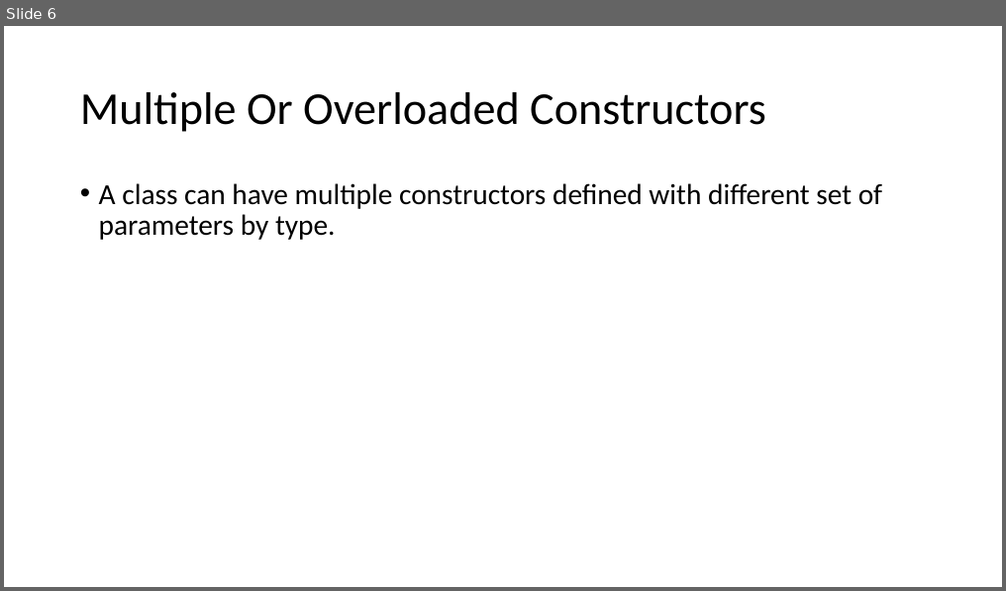
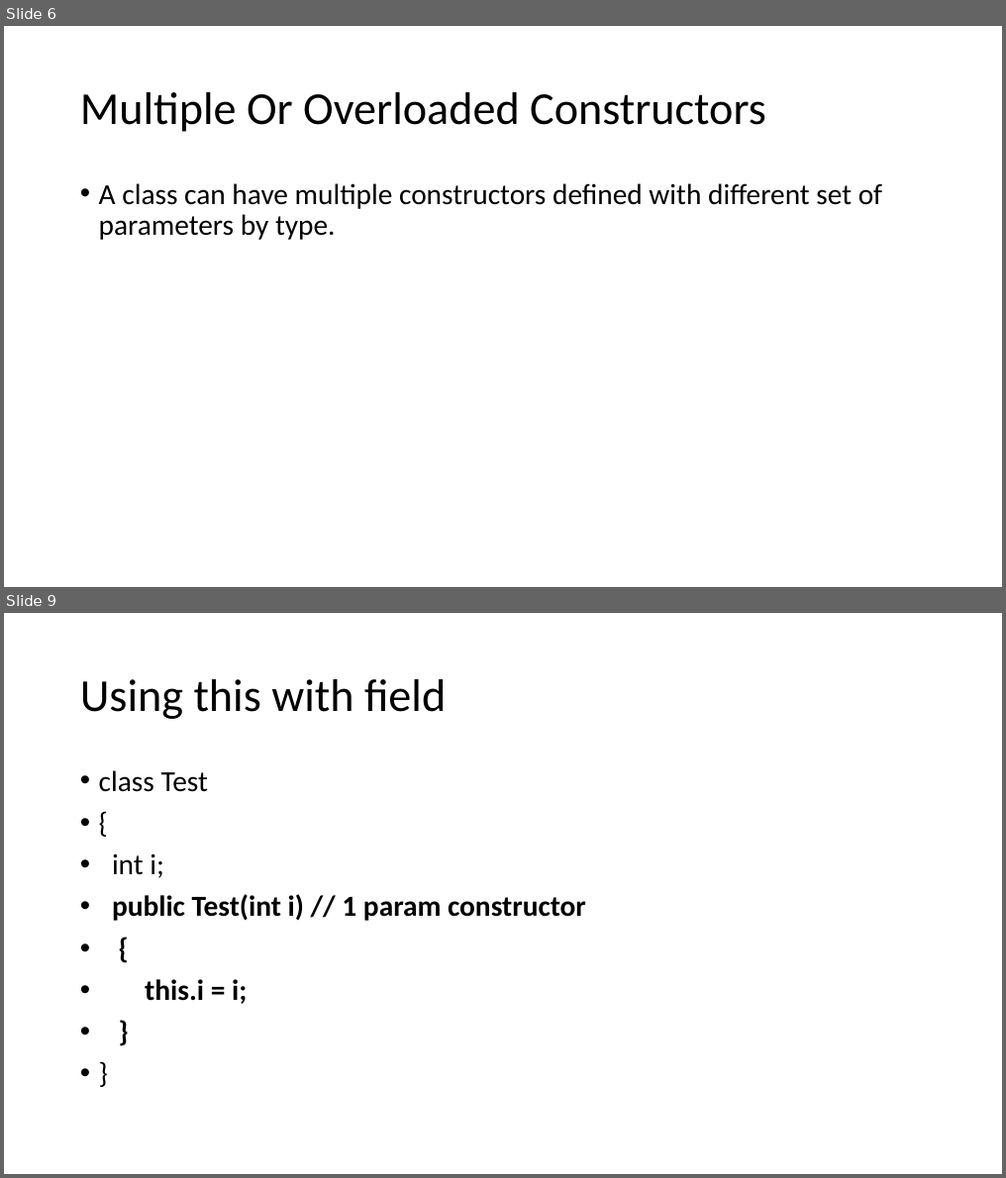
Before and after one commit to umaa-java-sept-2020/documents, a slide deck: constructors.pptx. Shown one above the other, each under a label of ours: slide 6 before the commit, slides 6 and 9 after it; the slides between them are not shown. The pictures are 1006x591 and 1006x1178 pixels, drawn with LibreOffice and Linux fonts; fonts in the diff are those of the drawing. Boxes give left, top, right and bottom in pixels: in the first picture for what was removed or moved away, otherwise in the second. Text is boxed around its words. In the diff, an @@ line names an element or a change of style, - is before the commit and + after.

```diff
--- a/constructors.pptx
+++ b/constructors.pptx
@@ slide 9 added at (4,613,1002,1174), background #FFFFFF @@
@@ title added at (80,679,446,719), 44 pt, text #000000 @@
+Using this with field
@@ text added at (99,770,586,1004), 28 pt, text #000000, bold @@
+• class Test
+• {
+• int i;
+• public Test(int i) // 1 param constructor
+• {
+• this.i = i;
+• }
+• }
```
Also in this commit, not shown: 5 other slides added.
